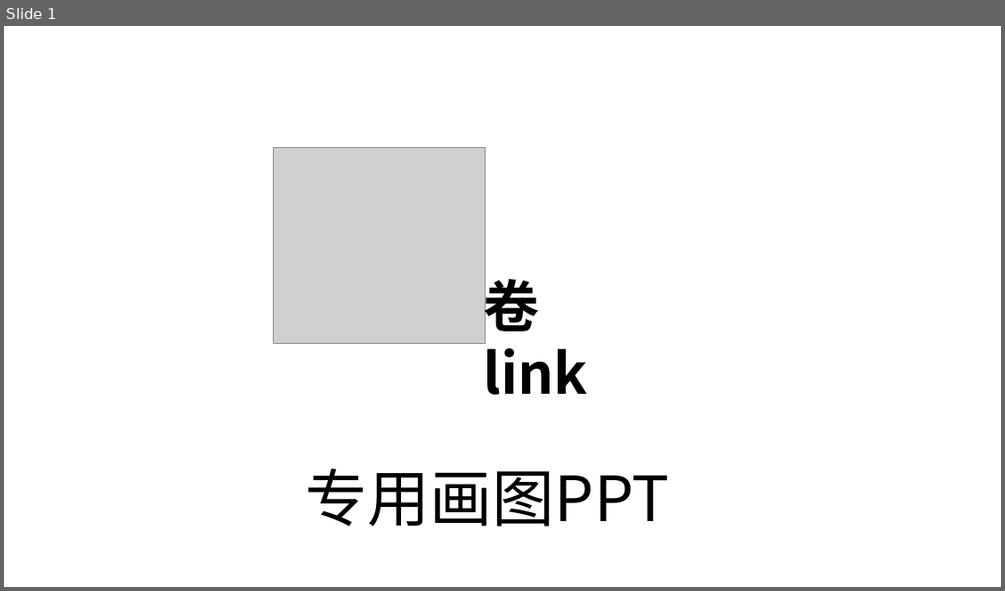
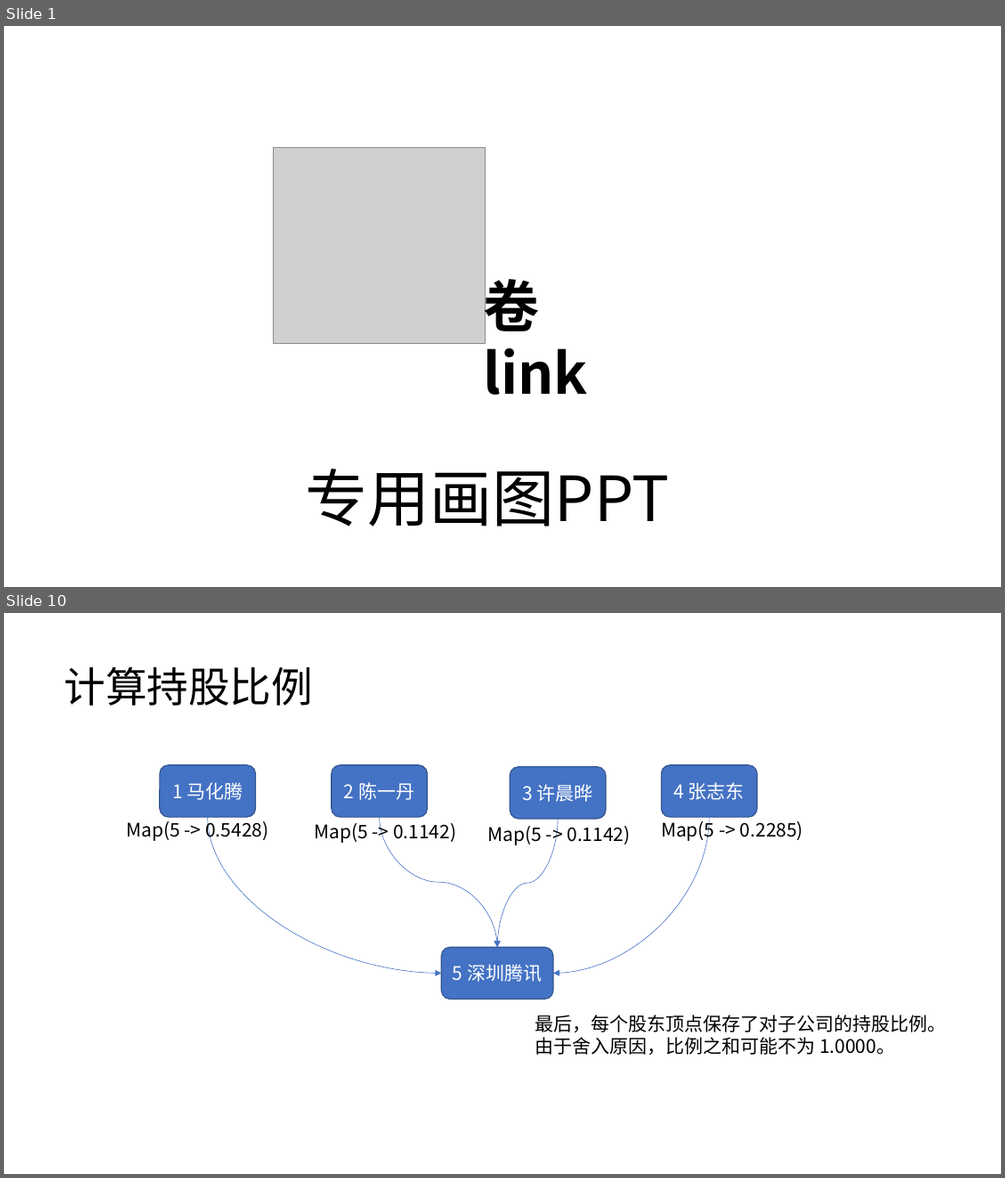
Before and after one commit to DrDavidS/SparkLearn, a slide deck: 股权图谱.pptx. Shown one above the other, each under a label of ours: slide 1 before the commit, slides 1 and 10 after it; the slides between them are not shown. The pictures are 1005x591 and 1005x1178 pixels, drawn with LibreOffice and Linux fonts; fonts in the diff are those of the drawing; grey boxes stand for pictures. Boxes give left, top, right and bottom in pixels: in the first picture for what was removed or moved away, otherwise in the second. Text is boxed around its words. In the diff, an @@ line names an element or a change of style, - is before the commit and + after.

```diff
--- a/股权图谱.pptx
+++ b/股权图谱.pptx
@@ slide 10 added at (4, 613, 1001, 1174), background #FFFFFF @@
@@ text added at (65, 666, 314, 706), 40 pt, text #000000 @@
+计算持股比例
@@ rounded rectangle added at (160, 765, 255, 817), fill #4472C4, outline #325491 1 pt, 18 pt, text #FFFFFF @@
+1 马化腾
@@ rounded rectangle added at (332, 765, 428, 817), fill #4472C4, outline #325491 1 pt, 18 pt, text #FFFFFF @@
+2 陈一丹
@@ rounded rectangle added at (510, 767, 606, 819), fill #4472C4, outline #325491 1 pt, 18 pt, text #FFFFFF @@
+3 许晨晔
@@ rounded rectangle added at (662, 765, 757, 817), fill #4472C4, outline #325491 1 pt, 18 pt, text #FFFFFF @@
+4 张志东
@@ text added at (126, 818, 268, 841), 18 pt, text #000000 @@
+Map(5 -> 0.5428)
@@ curved arrow added from (208, 817) to (442, 973), #4472C4 0.5 pt @@
@@ text added at (314, 823, 456, 843), 18 pt, text #000000 @@
+Map(5 -> 0.1142)
@@ curved arrow added from (380, 817) to (498, 948), #4472C4 0.5 pt @@
@@ text added at (488, 826, 630, 845), 18 pt, text #000000 @@
+Map(5 -> 0.1142)
@@ curved arrow added from (558, 819) to (498, 948), #4472C4 0.5 pt @@
@@ curved arrow added from (709, 817) to (553, 973), #4472C4 0.5 pt @@
@@ text added at (661, 818, 803, 841), 18 pt, text #000000 @@
+Map(5 -> 0.2285)
@@ rounded rectangle added at (442, 948, 554, 999), fill #4472C4, outline #325491 1 pt, 18 pt, text #FFFFFF @@
+5 深圳腾讯
@@ text added at (534, 1014, 946, 1054), 18 pt, text #000000 @@
+最后，每个股东顶点保存了对子公司的持股比例。
+由于舍入原因，比例之和可能不为 1.0000。
```
Also in this commit, not shown: 2 slides changed, 7 other slides added, 13 other files.
